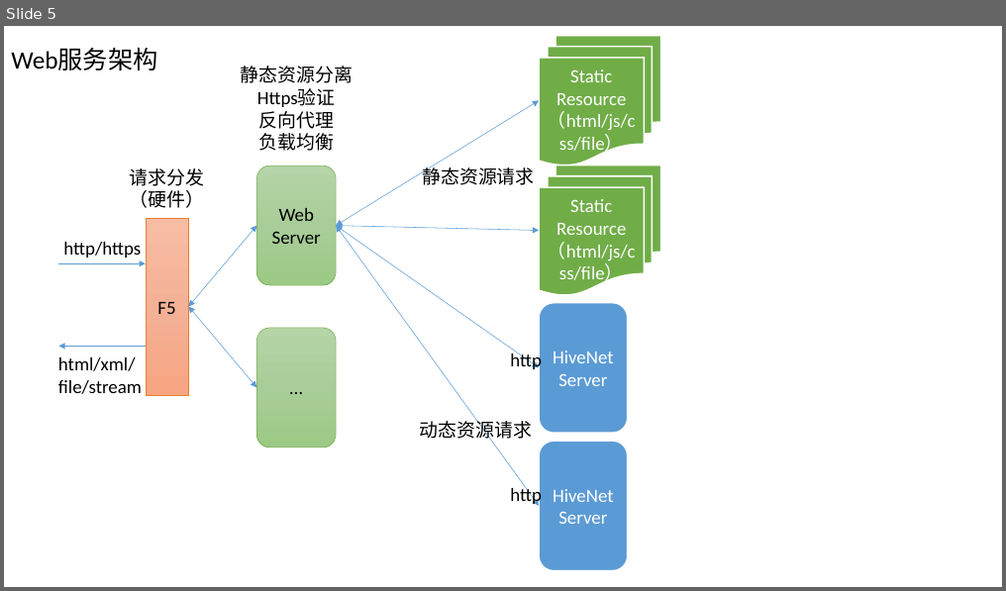
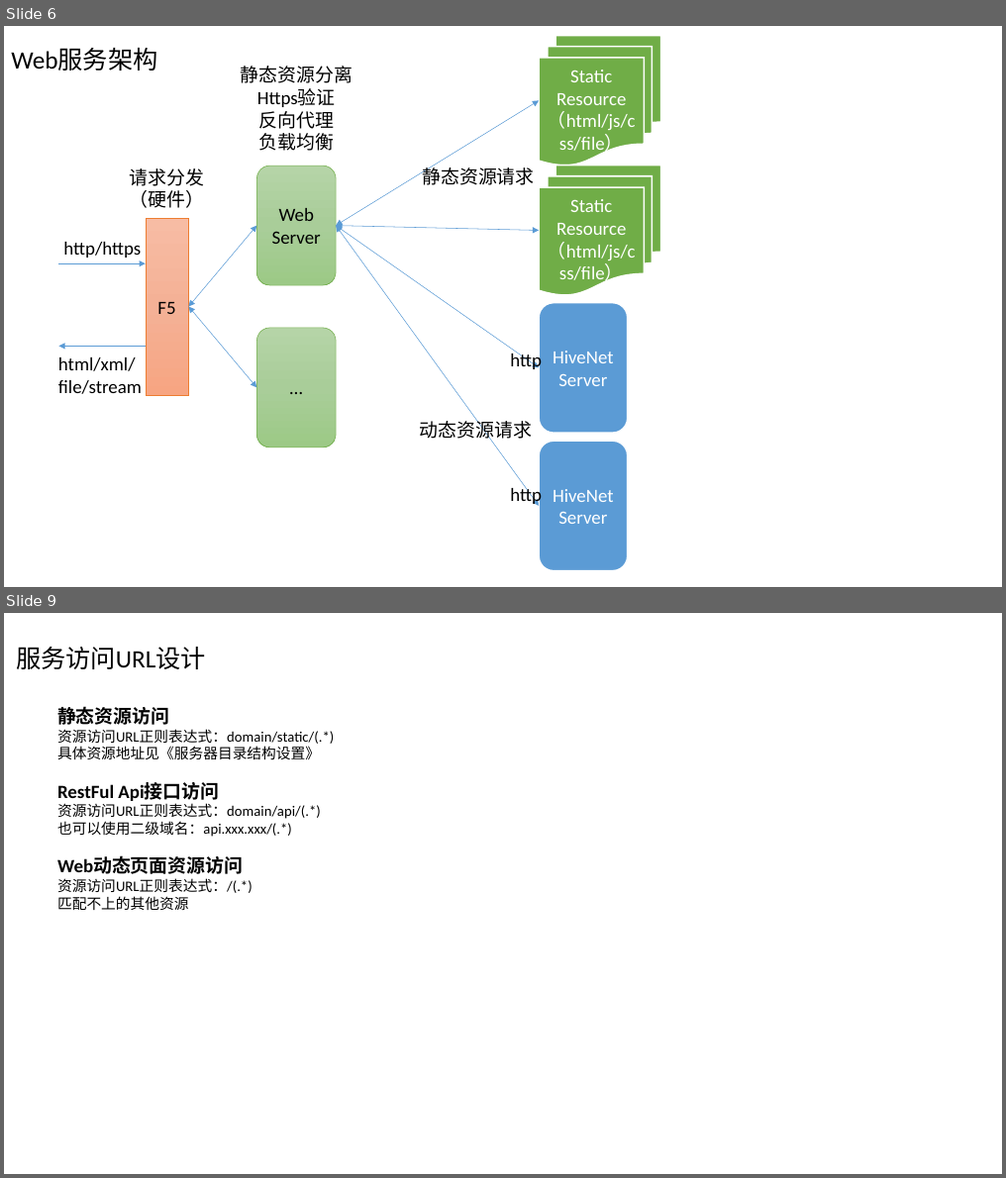
Before and after one commit to snakeclub/HiveNet, a slide deck: docs/source/designs/hivenet_architecture_diagram.pptx. Shown one above the other, each under a label of ours: slide 5 before the commit, slides 6 and 9 after it; the slides between them are not shown. The pictures are 1006x591 and 1006x1178 pixels, drawn with LibreOffice and Linux fonts; fonts in the diff are those of the drawing. Boxes give left, top, right and bottom in pixels: in the first picture for what was removed or moved away, otherwise in the second. Text is boxed around its words. In the diff, an @@ line names an element or a change of style, - is before the commit and + after.

```diff
--- a/docs/source/designs/hivenet_architecture_diagram.pptx
+++ b/docs/source/designs/hivenet_architecture_diagram.pptx
@@ slide 9 added at (x1=4, y1=613, x2=1002, y2=1174), background #FFFFFF @@
@@ text added at (x1=16, y1=647, x2=206, y2=669), 24 pt, text #000000 @@
+服务访问URL设计
@@ text added at (x1=57, y1=706, x2=334, y2=910), 14 pt, text #000000 @@
+静态资源访问
+资源访问URL正则表达式：domain/static/(.*)
+具体资源地址见《服务器目录结构设置》
+RestFul Api接口访问
+资源访问URL正则表达式：domain/api/(.*)
+也可以使用二级域名：api.xxx.xxx/(.*)
+Web动态页面资源访问
+资源访问URL正则表达式：/(.*)
+匹配不上的其他资源
@@ what was slide 5 is now slide 6 @@
```
Also in this commit, not shown: 2 slides changed, 4 other slides added, 32 other files.
